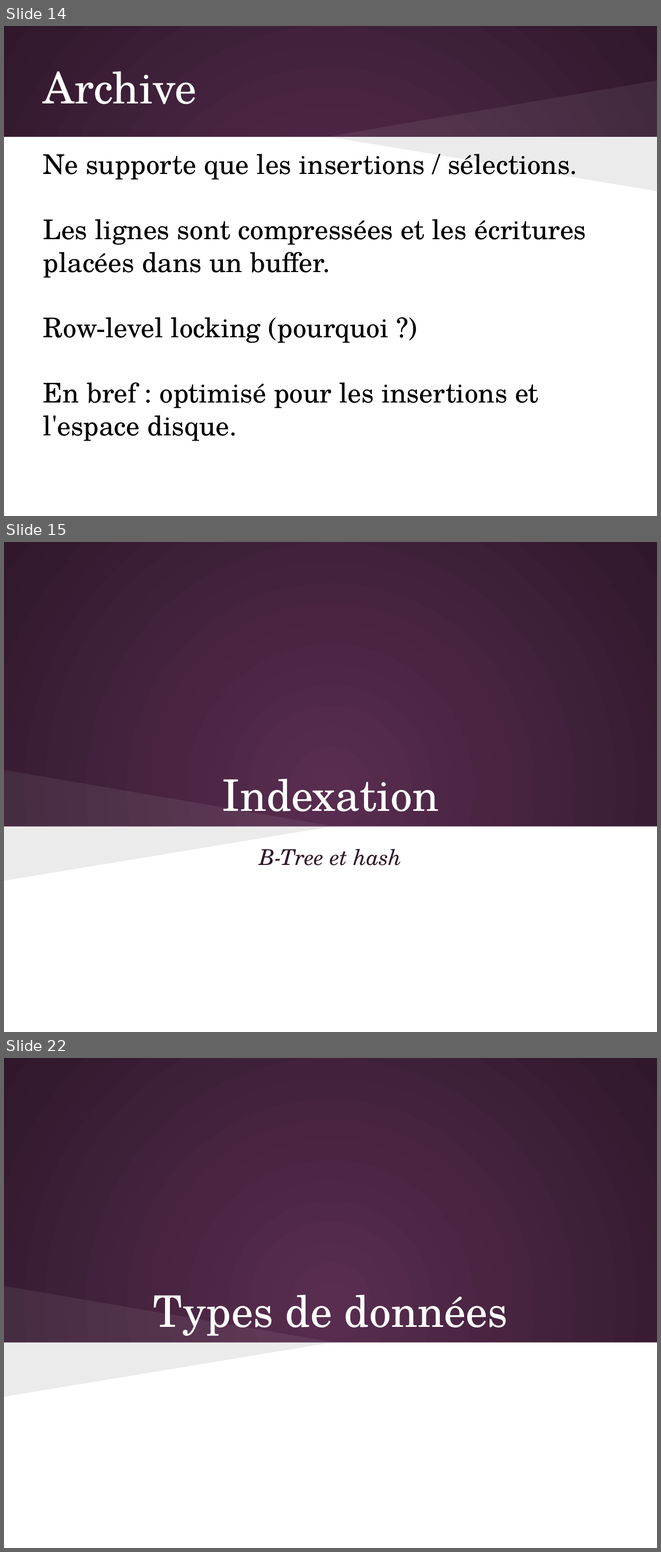
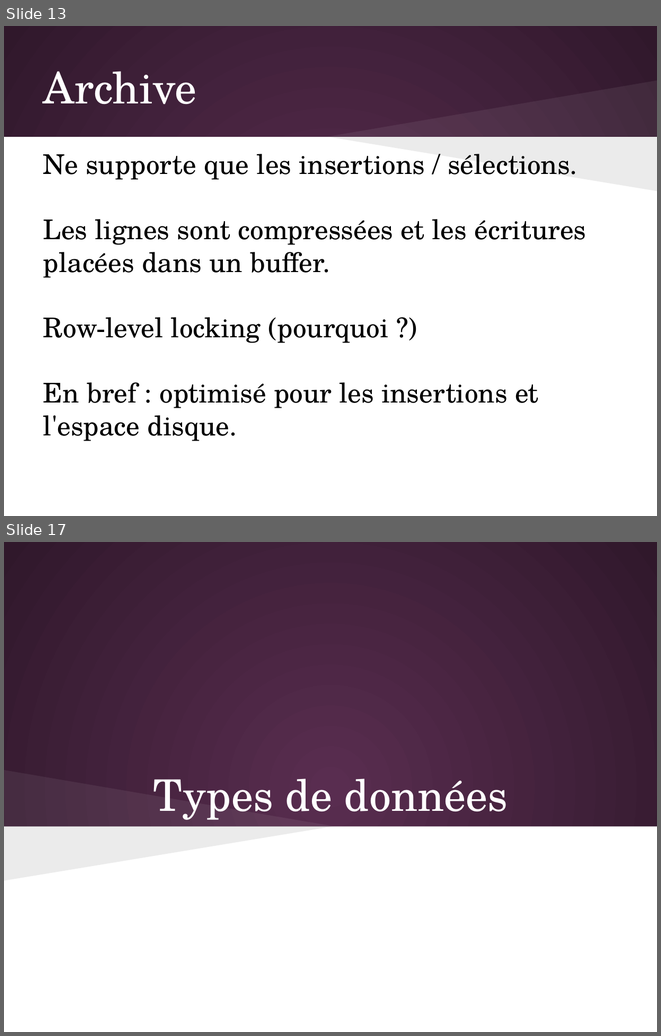
Before and after one commit to olivier-pitton/dant, a slide deck: mysql/Cours_MySQL.pptx. Shown one above the other, each under a label of ours: slides 14, 15 and 22 before the commit, slides 13 and 17 after it; the slides between them are not shown. The pictures are 661x1552 and 661x1036 pixels, drawn with LibreOffice and Linux fonts; fonts in the diff are those of the drawing. Boxes give left, top, right and bottom in pixels: in the first picture for what was removed or moved away, otherwise in the second. Text is boxed around its words. In the diff, an @@ line names an element or a change of style, - is before the commit and + after.

```diff
--- a/mysql/Cours_MySQL.pptx
+++ b/mysql/Cours_MySQL.pptx
@@ slide 15 removed at box(4, 542, 657, 1032), background gradient #592D50 to #30182B; not listed: 3 template elements that a slide beside it also shows @@
@@ title removed at box(222, 778, 439, 812) @@
-Indexation
@@ subtitle removed at box(259, 848, 402, 865) @@
-B-Tree et hash
@@ what was slide 14 is now slide 13 @@
@@ what was slide 22 is now slide 17 @@
```
Also in this commit, not shown: 2 slides added, 6 other slides removed, 3 other files.
